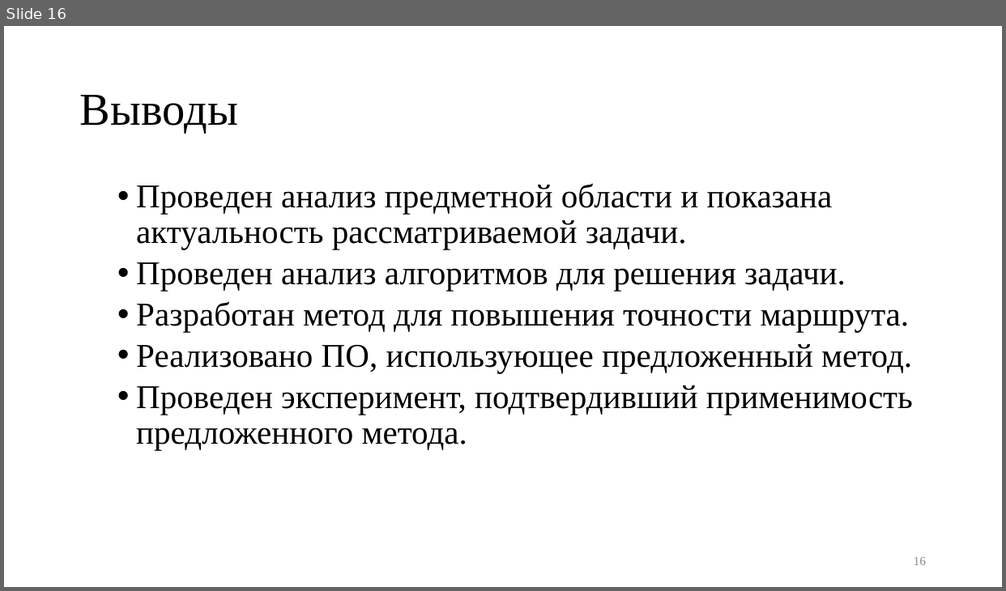
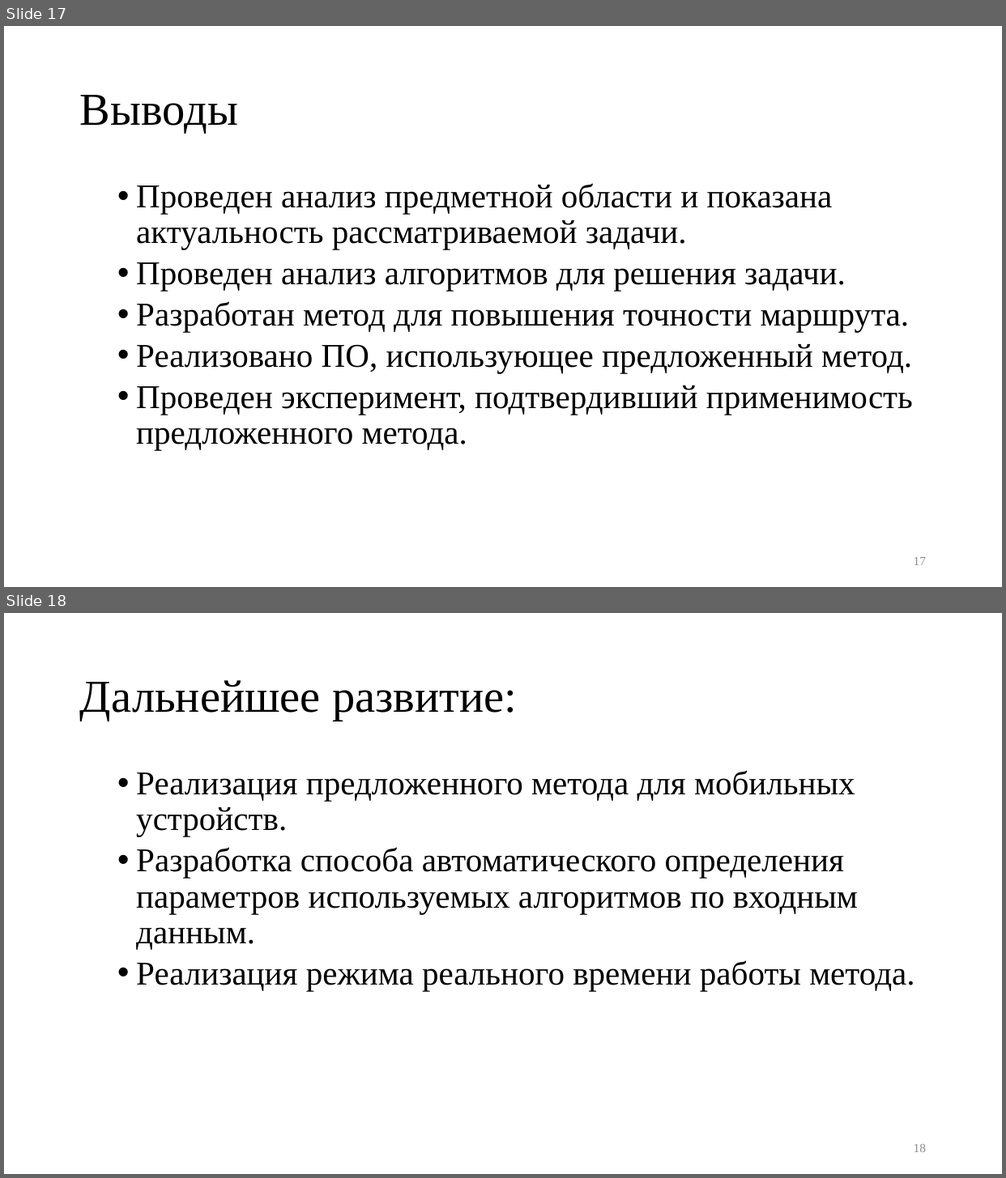
Before and after one commit to kaedvann/TrackFilter, a slide deck: docs/thesis/thesis.pptx. Shown one above the other, each under a label of ours: slide 16 before the commit, slides 17 and 18 after it. The pictures are 1006x591 and 1006x1178 pixels, drawn with LibreOffice and Linux fonts; fonts in the diff are those of the drawing. Boxes give left, top, right and bottom in pixels: in the first picture for what was removed or moved away, otherwise in the second. Text is boxed around its words. In the diff, an @@ line names an element or a change of style, - is before the commit and + after.

```diff
--- a/docs/thesis/thesis.pptx
+++ b/docs/thesis/thesis.pptx
@@ slide 18 added at bbox=[4, 613, 1002, 1174], background #FFFFFF @@
@@ title added at bbox=[80, 680, 517, 721], 44 pt, text #000000 @@
+Дальнейшее развитие:
@@ text added at bbox=[136, 770, 914, 991], 32 pt, text #000000 @@
+  • Реализация предложенного метода для мобильных устройств.
+  • Разработка способа автоматического определения параметров используемых алгоритмов по входным данным.
+  • Реализация режима реального времени работы метода.
@@ page number added at bbox=[914, 1144, 926, 1152], 12 pt, text #8C8C8C @@
+18
@@ what was slide 16 is now slide 17 @@
@@ page number at bbox=[914, 557, 926, 565]: text changed @@
-16
+17
```
Also in this commit, not shown: 3 slides changed, 1 other slide added.
